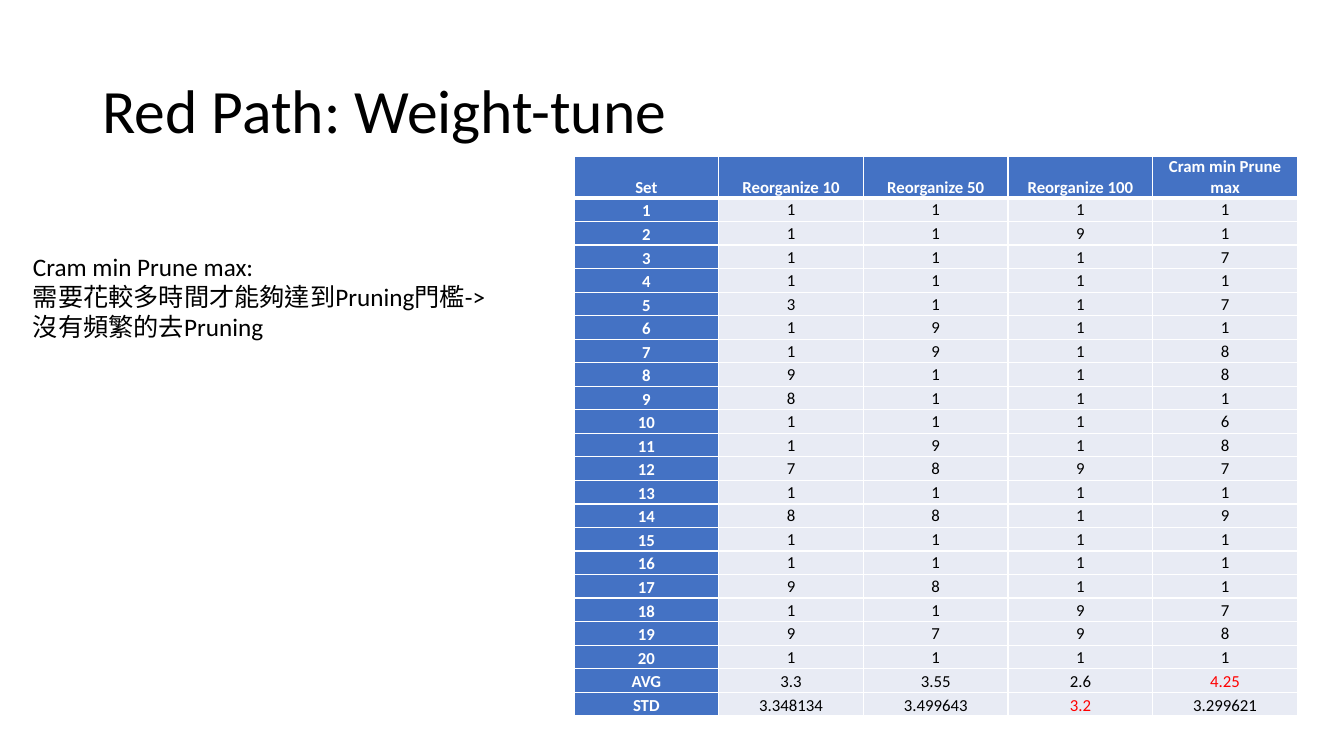
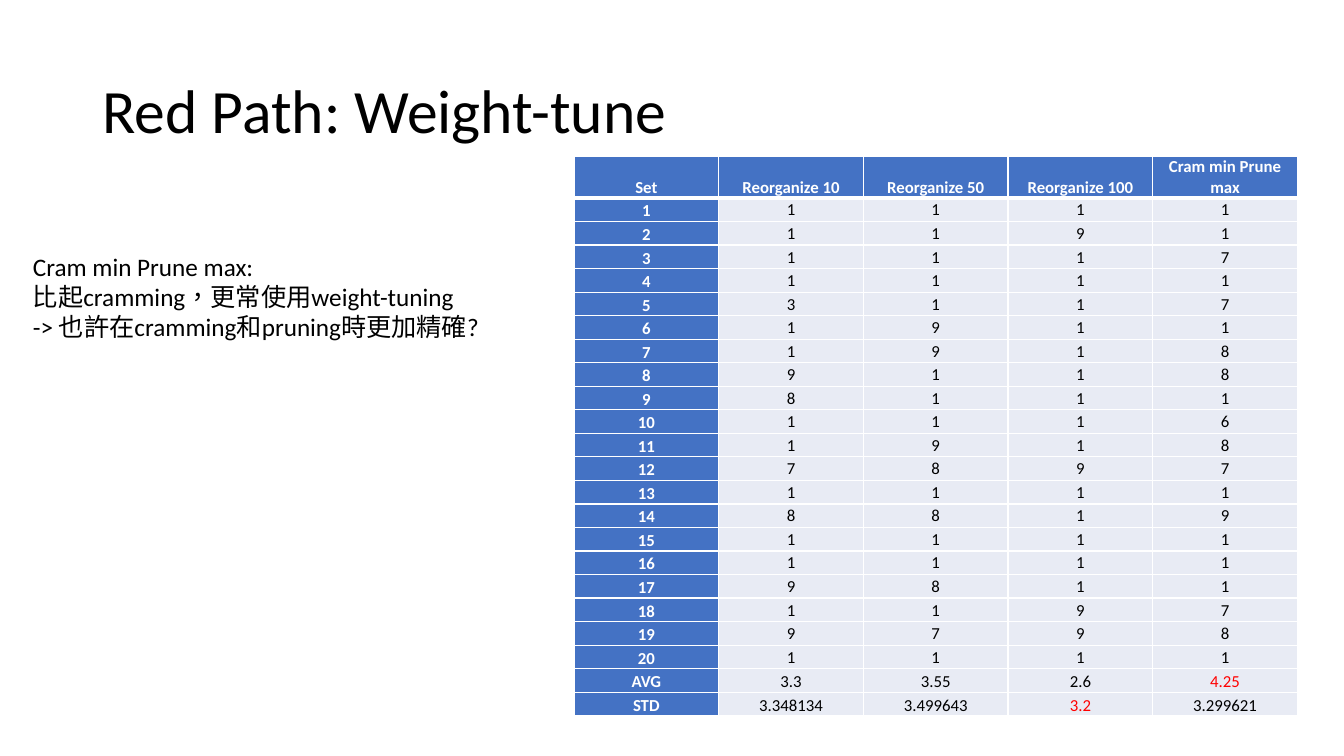
Before and after one commit to novis10813/Network-Cramming-with-SLFN, a slide deck: slide 15 of Final Report.pptx. Drawn at 1344x756 pixels with LibreOffice and Linux fonts; fonts in the diff are those of the drawing. Boxes give left, top, right and bottom in pixels: in the first picture for what was removed or moved away, otherwise in the second. Text is boxed around its words. In the diff, an @@ line names an element or a change of style, - is before the commit and + after.

```diff
--- a/Final Report.pptx
+++ b/Final Report.pptx
@@ text at (33,284,479,341): text changed @@
-需要花較多時間才能夠達到Pruning門檻->
-沒有頻繁的去Pruning
+比起cramming，更常使用weight-tuning
+-> 也許在cramming和pruning時更加精確?
```
Also in this commit, not shown: 1 other file.
